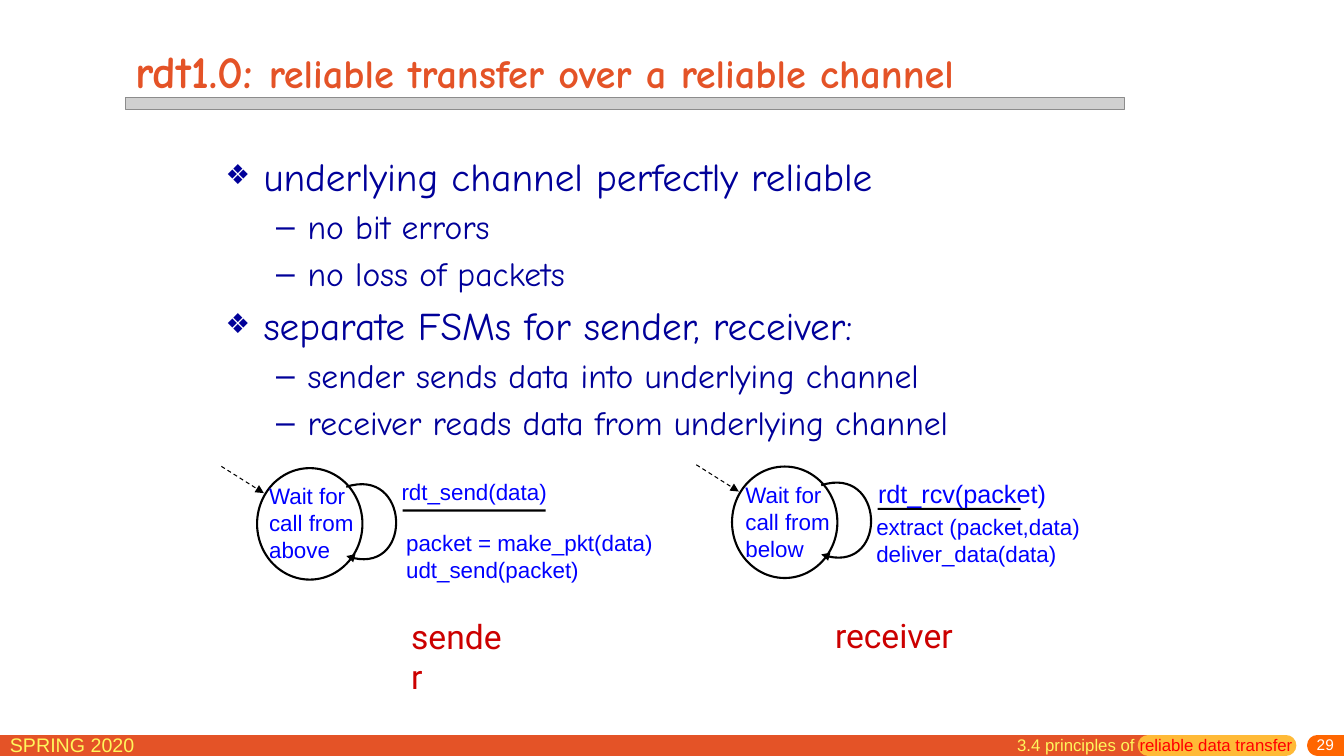
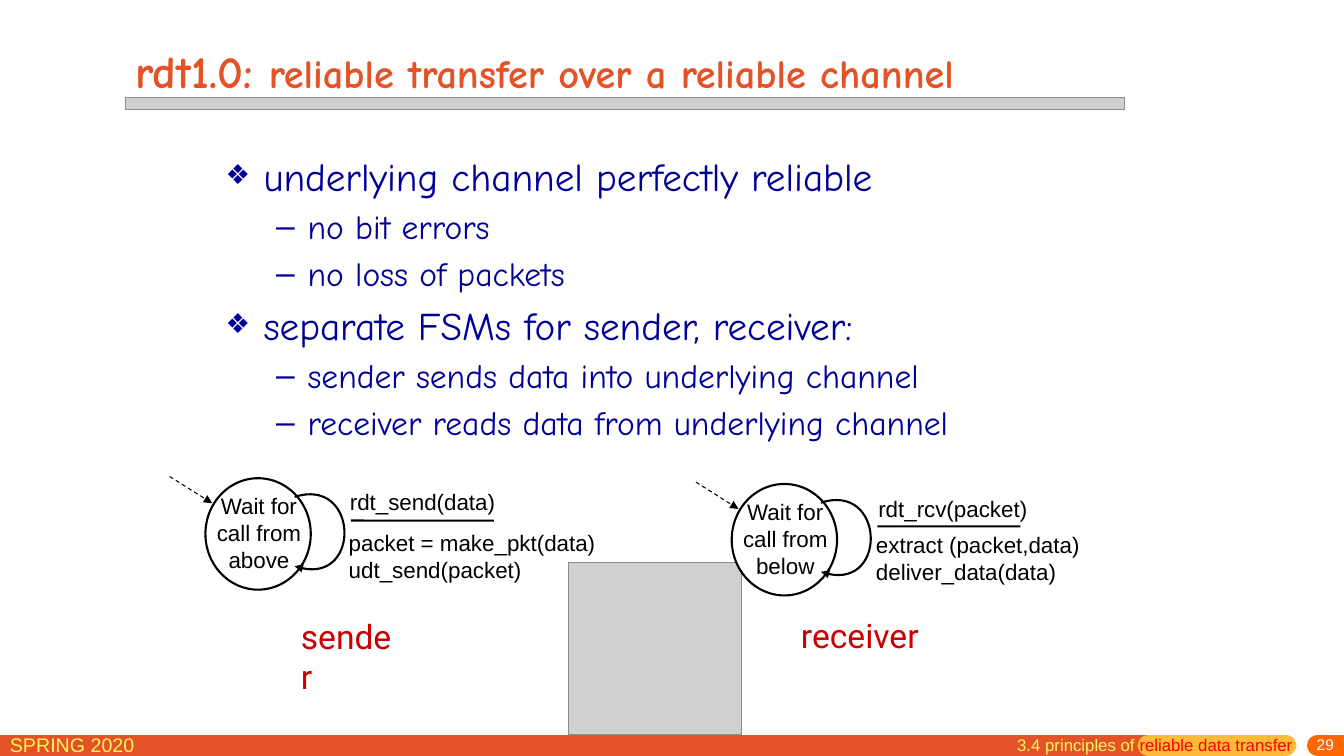
Before and after one commit to network-distributed/presentations, a slide deck: slide 29 of chapter3.pptx. Drawn at 1344x756 pixels with LibreOffice and Linux fonts; fonts in the diff are those of the drawing; grey boxes stand for pictures. Boxes give left, top, right and bottom in pixels: in the first picture for what was removed or moved away, otherwise in the second. Text is boxed around its words. In the diff, an @@ line names an element or a change of style, - is before the commit and + after.

```diff
--- a/chapter3.pptx
+++ b/chapter3.pptx
@@ arrow moved from (222, 467) - (264, 493) to (169, 477) - (213, 503) @@
@@ freeform shape: place and size @@
-freeform shape at box(347, 467, 414, 580)
+freeform shape at box(294, 477, 362, 590)
@@ text "Wait for call from above" at box(217, 497, 301, 569): text colour #0000FF to #000000; alignment left to centre @@
@@ text "Wait for call from above": place and size @@
-text "Wait for call from above" at box(269, 487, 354, 563)
+text "Wait for call from above" at box(217, 497, 301, 569)
@@ text colour #0000FF to #000000 in 3 elements at box(876, 536, 1079, 585), box(349, 534, 595, 583), box(350, 493, 495, 515) @@
@@ 1 text, 1 ellipse, 1 freeform shape, 1 line, 1 arrow: place and size @@
-1 text, 1 ellipse, 1 freeform shape, 1 line, 1 arrow at box(697, 465, 1079, 579)
+1 text, 1 ellipse, 1 freeform shape, 1 line, 1 arrow at box(696, 482, 1079, 596)
@@ text "Wait for call from below": place and size @@
-text "Wait for call from below" at box(745, 485, 830, 562)
+text "Wait for call from below" at box(743, 502, 828, 575)
@@ text "Wait for call from below" at box(743, 502, 828, 575): text colour #0000FF to #000000; alignment left to centre @@
@@ text "rdt_rcv(packet)": place and size @@
-text "rdt_rcv(packet)" at box(878, 484, 1046, 509)
+text "rdt_rcv(packet)" at box(878, 500, 1027, 522)
@@ text "rdt_rcv(packet)" at box(878, 500, 1027, 522): size 18 to 16 pt, text colour #0000FF to #000000; alignment left to centre @@
@@ text "packet = make_pkt(data)": place and size @@
-text "packet = make_pkt(data)" at box(406, 534, 652, 583)
+text "packet = make_pkt(data)" at box(349, 534, 595, 583)
@@ 1 text, 1 ellipse, 1 line: place and size @@
-1 text, 1 ellipse, 1 line at box(257, 468, 547, 580)
+1 text, 1 ellipse, 1 line at box(206, 478, 495, 590)
@@ picture added at box(569, 563, 741, 735) @@
@@ text "sender": place and size @@
-text "sender" at box(401, 611, 521, 661)
+text "sender" at box(291, 611, 411, 661)
@@ text "receiver": place and size @@
-text "receiver" at box(835, 623, 953, 649)
+text "receiver" at box(801, 623, 919, 649)
```
Also in this commit, not shown: 41 other slides changed, 3 slides added, 5 other files.
